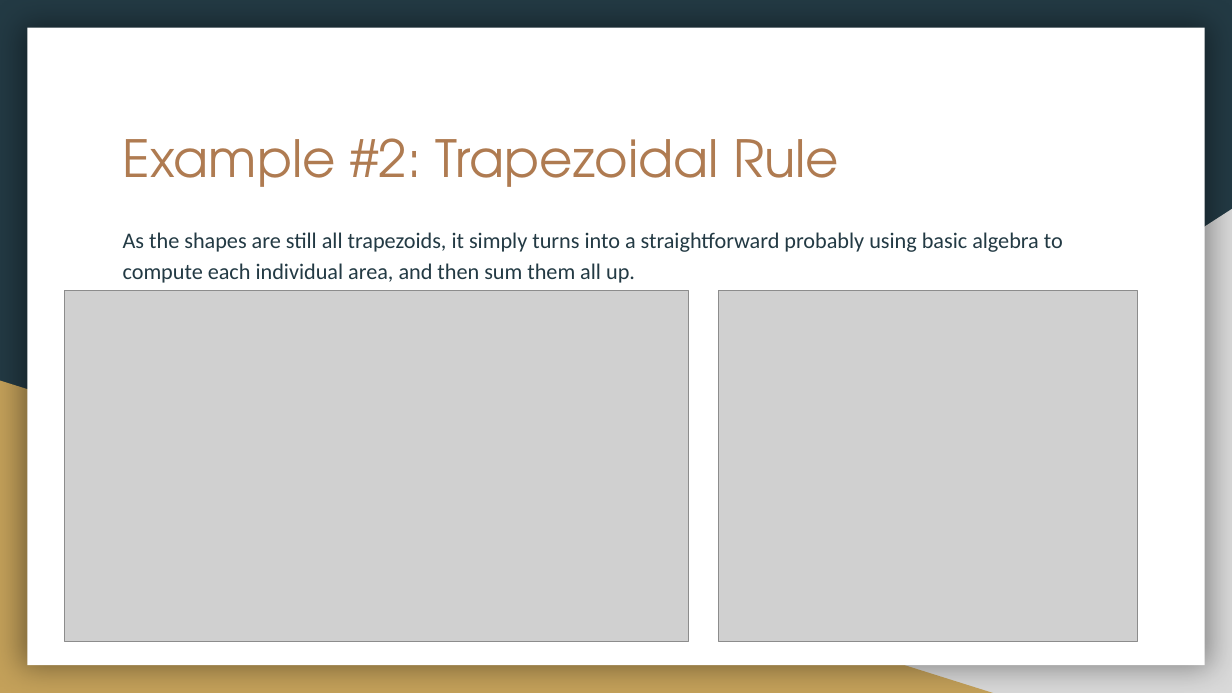
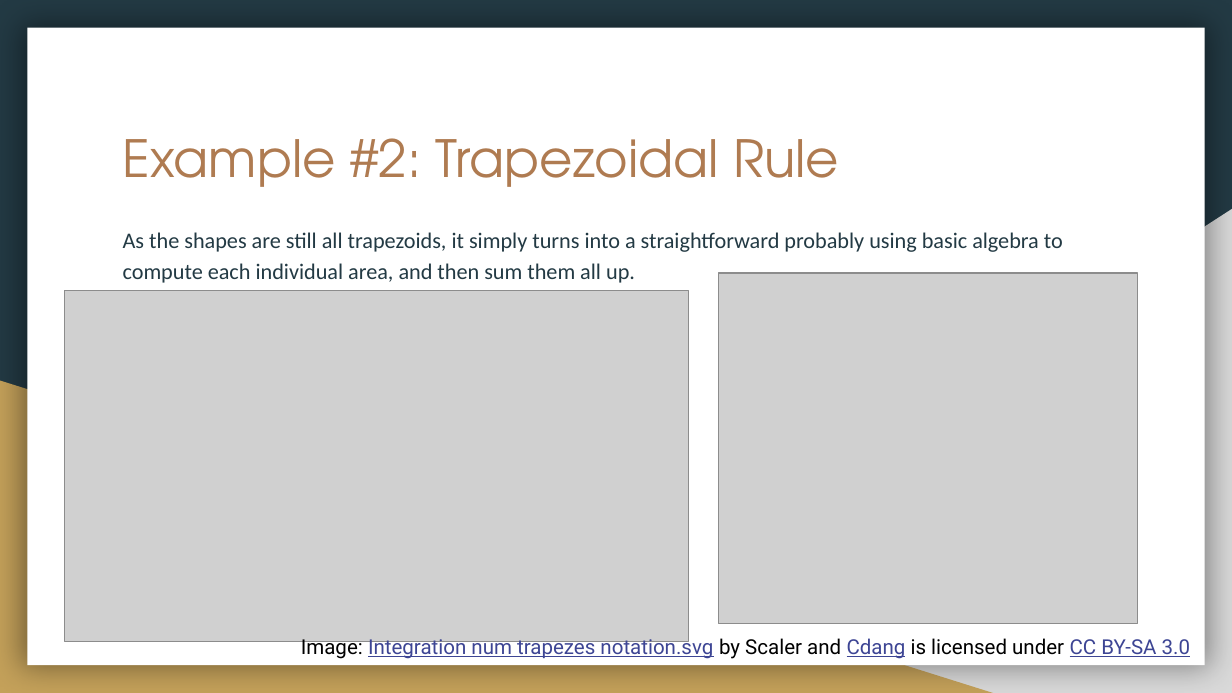
Before and after one commit to shodor-education/petascale-semester-curriculum, a slide deck: slide 14 of units/2/lessons/6/resources/petascale-lesson-2.6-slides.pptx. Drawn at 1232x693 pixels with LibreOffice and Linux fonts; fonts in the diff are those of the drawing; grey boxes stand for pictures. Boxes give left, top, right and bottom in pixels: in the first picture for what was removed or moved away, otherwise in the second. Text is boxed around its words. In the diff, an @@ line names an element or a change of style, - is before the commit and + after.

Commit message:
Replace images with CC versions

```diff
--- a/units/2/lessons/6/resources/petascale-lesson-2.6-slides.pptx
+++ b/units/2/lessons/6/resources/petascale-lesson-2.6-slides.pptx
@@ picture: place and size @@
-picture at [718,291,1137,642]
+picture at [718,274,1137,625]
@@ text added at [301,635,1190,660], 12 pt, text #3D4594, underline @@
+Image: Integration num trapezes notation.svg by Scaler and Cdang is licensed under CC BY-SA 3.0
```
Also in this commit, not shown: 7 other slides changed.
